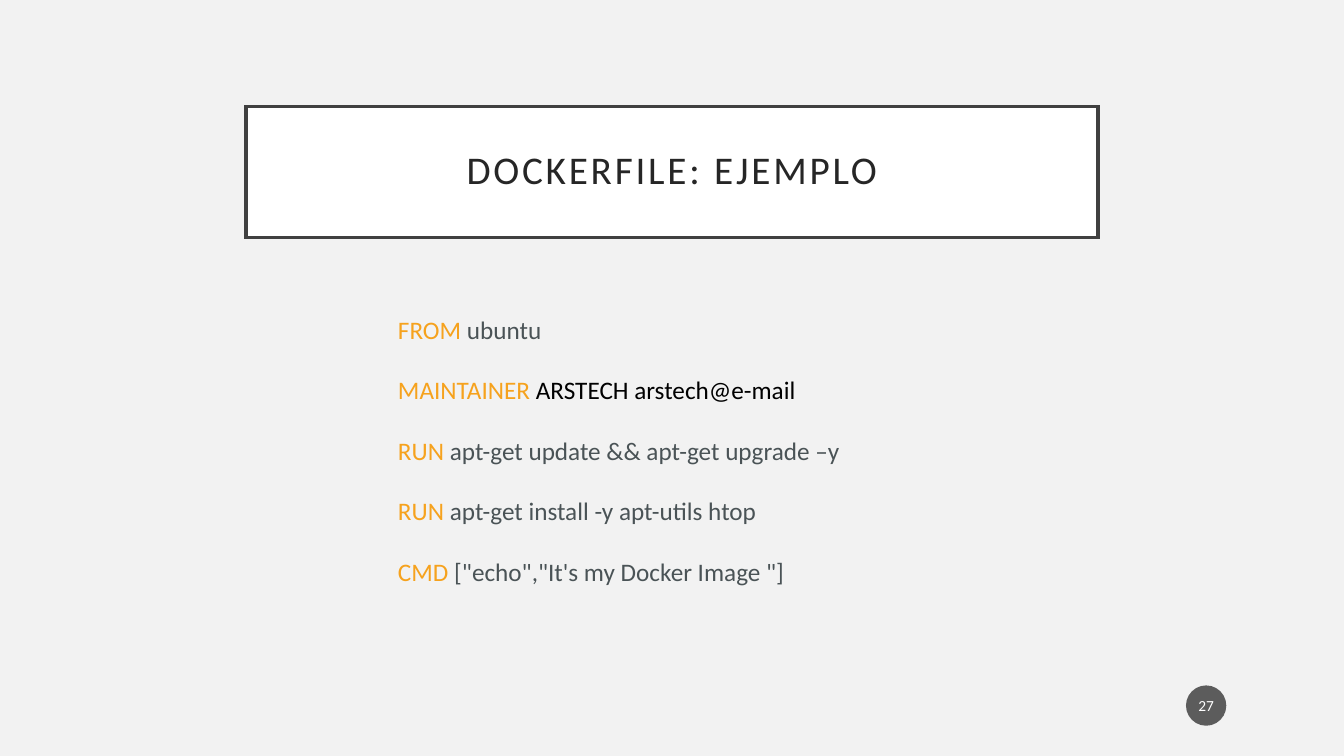
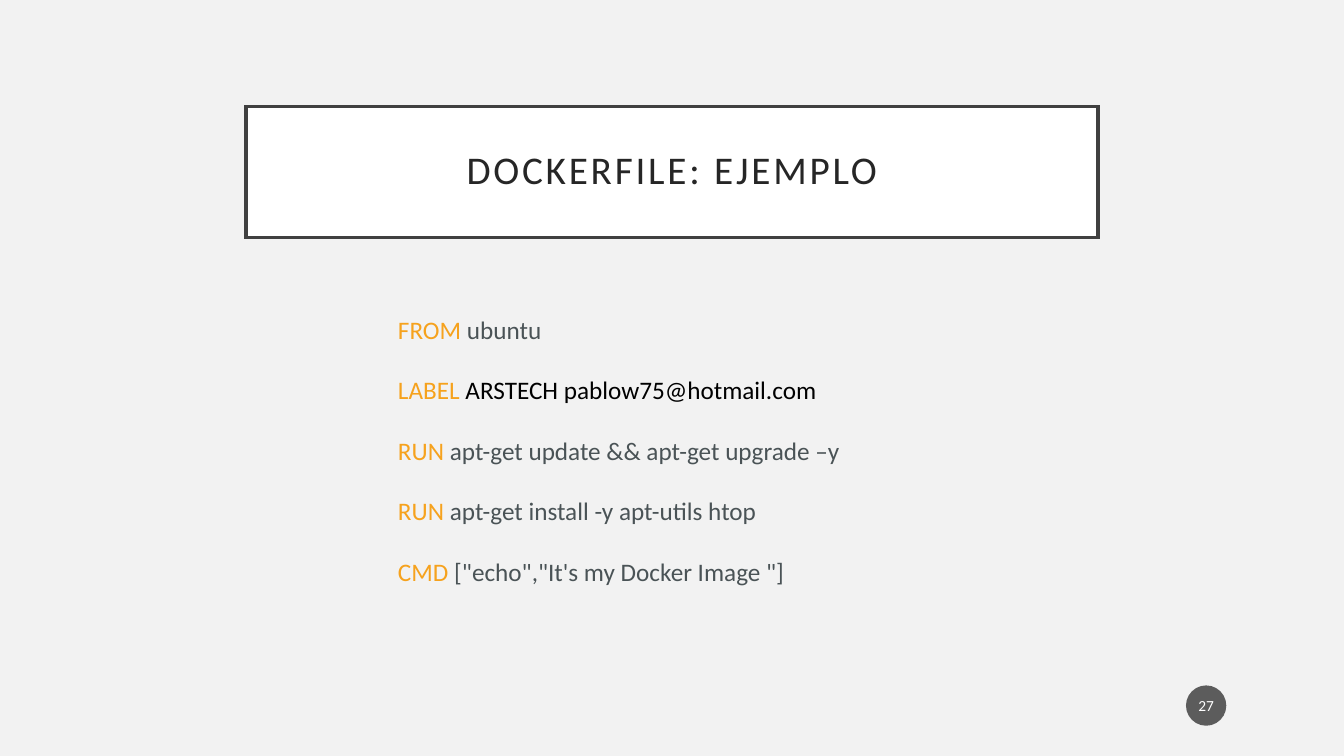
Before and after one commit to pablodevrzmz/python-docker-k8s-workshop, a slide deck: slide 27 of week 1/week_1_intro.pptx. Drawn at 1344x756 pixels with LibreOffice and Linux fonts; fonts in the diff are those of the drawing. Boxes give left, top, right and bottom in pixels: in the first picture for what was removed or moved away, otherwise in the second. Text is boxed around its words. In the diff, an @@ line names an element or a change of style, - is before the commit and + after.

```diff
--- a/week 1/week_1_intro.pptx
+++ b/week 1/week_1_intro.pptx
@@ text at bbox=[398, 381, 816, 403]: text changed @@
-MAINTAINER ARSTECH arstech@e-mail
+LABEL ARSTECH pablow75@hotmail.com
```
Also in this commit, not shown: 1 other slide changed, 1 slide added, 2 other files.
